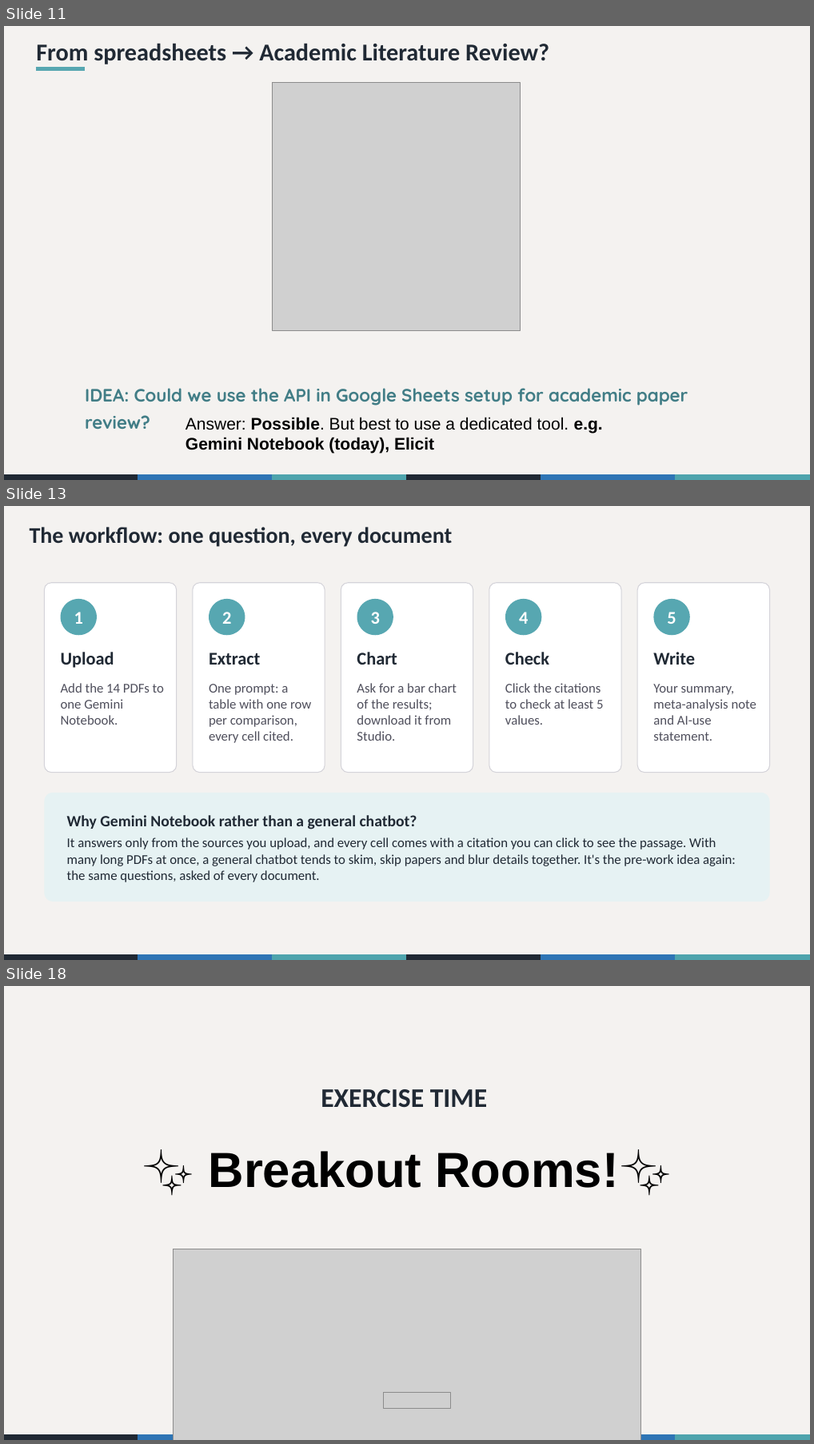
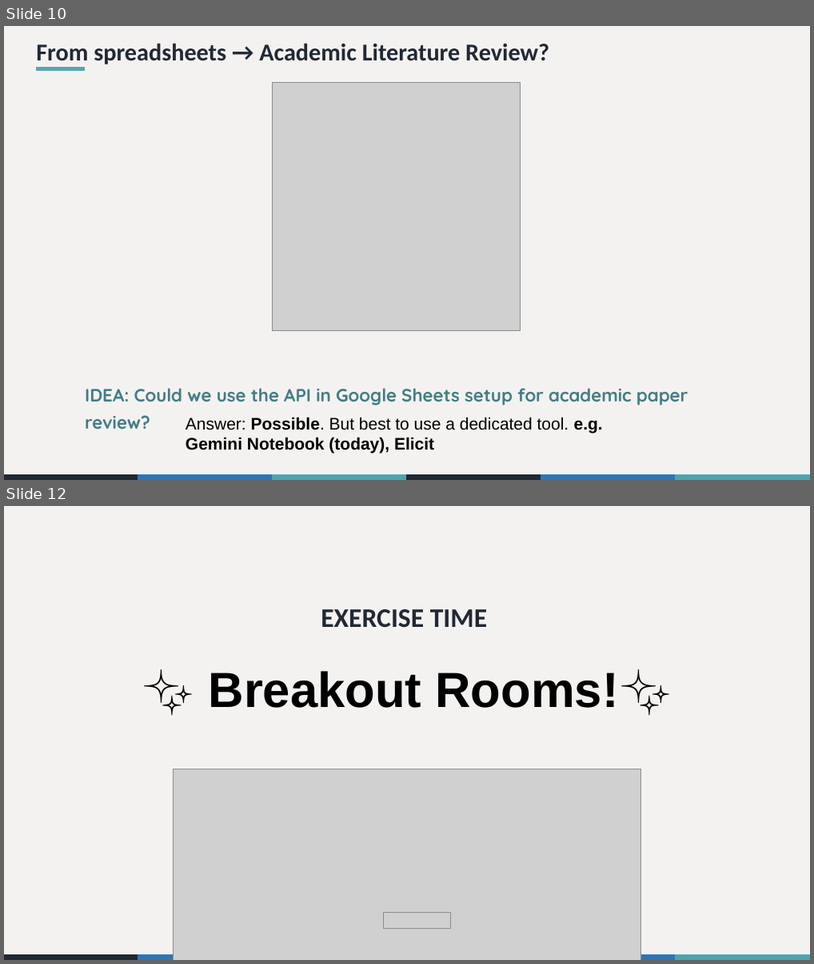
Before and after one commit to the-graph-courses/aiw_2026_t3_materials, a slide deck: week_03_workshop/aiw_workshop_03_slides.pptx. Shown one above the other, each under a label of ours: slides 11, 13 and 18 before the commit, slides 10 and 12 after it; the slides between them are not shown. The pictures are 814x1444 and 814x964 pixels, drawn with LibreOffice and Linux fonts; fonts in the diff are those of the drawing; grey boxes stand for pictures. Boxes give left, top, right and bottom in pixels: in the first picture for what was removed or moved away, otherwise in the second. Text is boxed around its words. In the diff, an @@ line names an element or a change of style, - is before the commit and + after.

```diff
--- a/week_03_workshop/aiw_workshop_03_slides.pptx
+++ b/week_03_workshop/aiw_workshop_03_slides.pptx
@@ slide 13 removed at [4, 506, 810, 960], background #F4F2F0; not listed: 6 template elements that a slide beside it also shows @@
@@ text removed at [30, 527, 452, 547] @@
-The workflow: one question, every document
@@ rounded rectangle removed at [44, 583, 177, 772] @@
@@ ellipse removed at [61, 599, 97, 635] @@
-1
@@ rounded rectangle removed at [193, 583, 325, 772] @@
@@ ellipse removed at [209, 599, 245, 635] @@
-2
@@ rounded rectangle removed at [341, 583, 474, 772] @@
@@ ellipse removed at [358, 599, 394, 635] @@
-3
@@ rounded rectangle removed at [490, 583, 622, 772] @@
@@ ellipse removed at [506, 599, 542, 635] @@
-4
@@ rounded rectangle removed at [638, 583, 770, 772] @@
@@ ellipse removed at [654, 599, 690, 635] @@
-5
@@ text removed at [61, 652, 114, 668] @@
-Upload
@@ text removed at [209, 652, 260, 664] @@
-Extract
@@ text removed at [357, 652, 397, 664] @@
-Chart
@@ text removed at [506, 652, 550, 664] @@
-Check
@@ text removed at [654, 652, 695, 664] @@
-Write
@@ text removed at [61, 683, 164, 724] @@
-Add the 14 PDFs to one Gemini Notebook.
@@ text removed at [209, 684, 311, 743] @@
-One prompt: a table with one row per comparison, every cell cited.
@@ text removed at [357, 683, 457, 740] @@
-Ask for a bar chart of the results; download it from Studio.
@@ text removed at [506, 683, 603, 724] @@
-Click the citations to check at least 5 values.
@@ text removed at [654, 684, 757, 740] @@
-Your summary, meta-analysis note and AI-use statement.
@@ rounded rectangle removed at [44, 792, 770, 901] @@
-Why Gemini Notebook rather than a general chatbot?
-It answers only from the sources you upload, and every cell comes with a citation you can click to see the passage. With many long PDFs at once, a general chatbot tends to skim, skip papers and blur details together. It's the pre-work idea again: the same questions, asked of every document.
@@ what was slide 11 is now slide 10 @@
@@ what was slide 18 is now slide 12 @@
```
Also in this commit, not shown: 5 slides changed, 1 slide added, 6 other slides removed, 7 other files.
